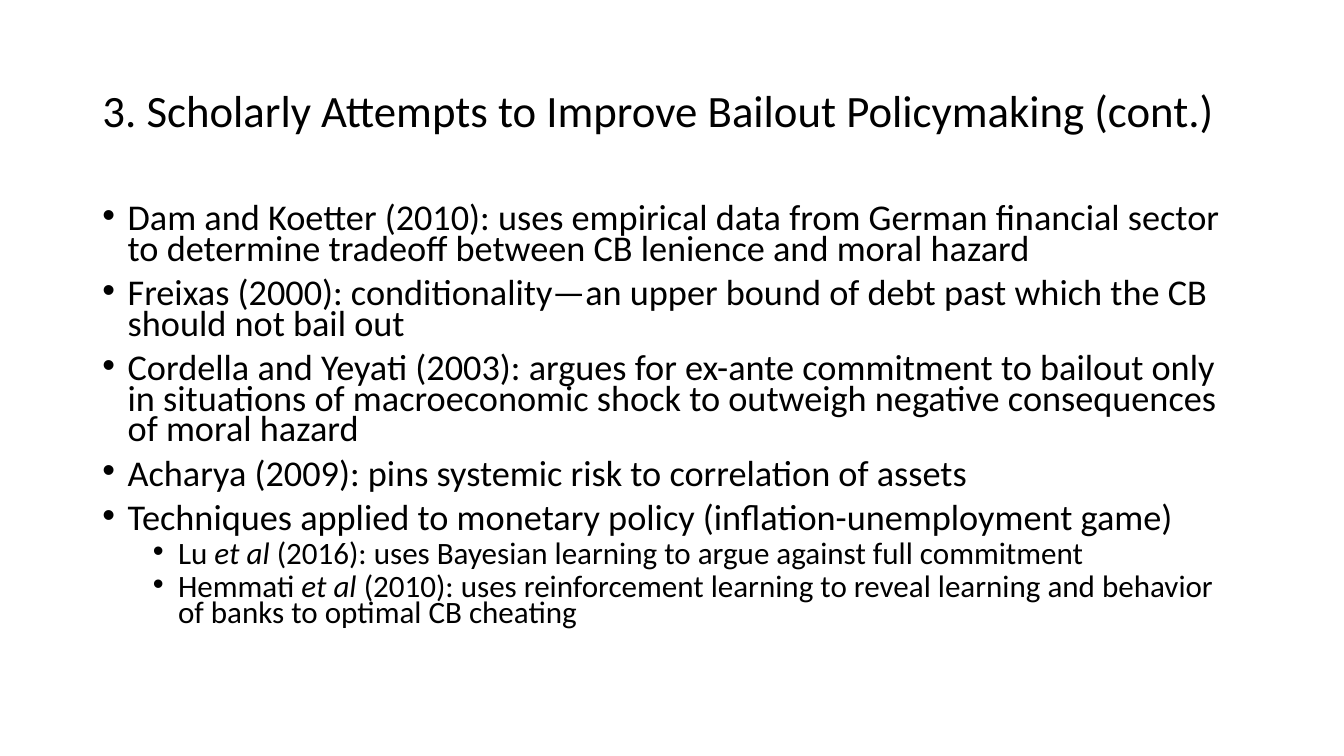
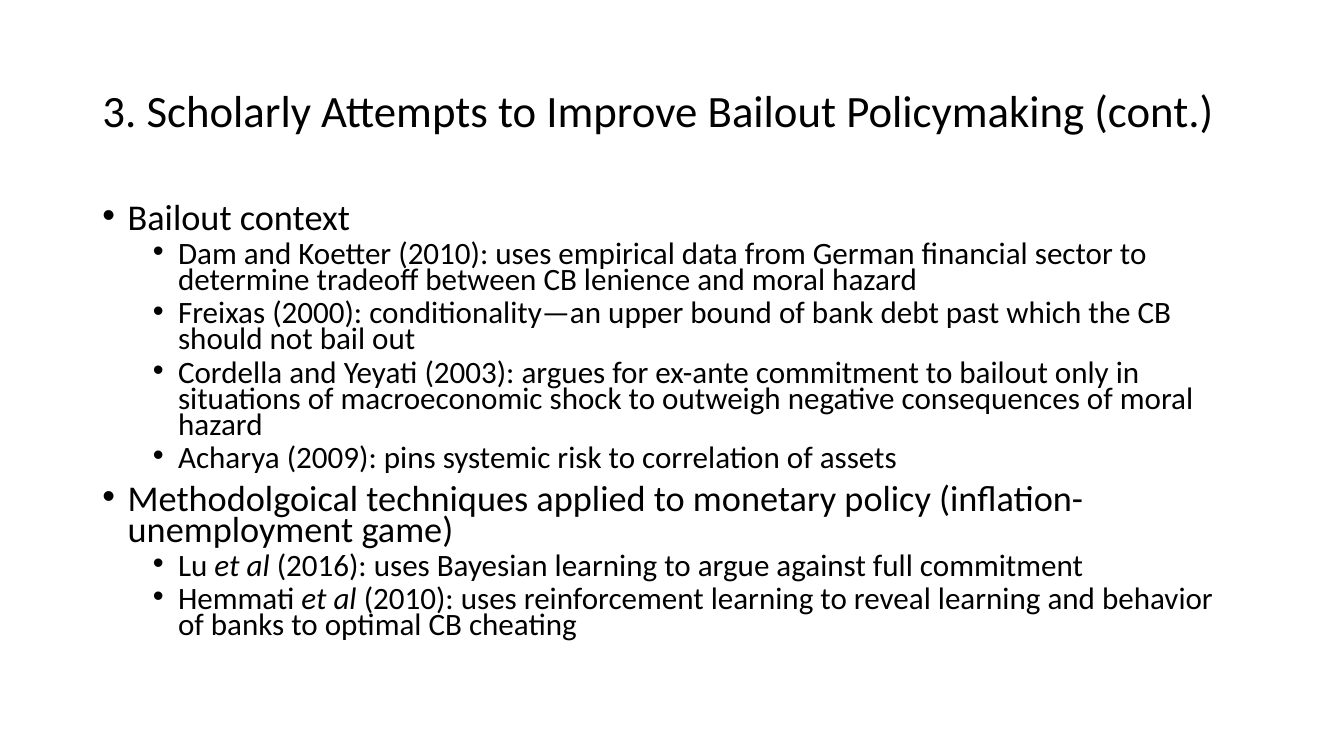
Before and after one commit to anihamde/cba-research, a slide deck: slide 5 of Suresh_CBA_Presentation.pptx. Drawn at 1344x756 pixels with LibreOffice and Linux fonts; fonts in the diff are those of the drawing. Boxes give left, top, right and bottom in pixels: in the first picture for what was removed or moved away, otherwise in the second. Text is boxed around its words. In the diff, an @@ line names an element or a change of style, - is before the commit and + after.

Commit message:
Fixed some typos

```diff
--- a/Suresh_CBA_Presentation.pptx
+++ b/Suresh_CBA_Presentation.pptx
@@ text at (x1=128, y1=204, x2=350, y2=231): paragraph added @@
+• Bailout context
@@ text at (x1=178, y1=241, x2=1193, y2=473): size 25.9 to 22.2 pt in "Dam and Koetter (2010): uses empirical data ...", "Cordella and Yeyati (2003): argues for ex-ante ...", "Acharya (2009): pins systemic risk to correlation ..."; list level 1 to 2 in "Dam and Koetter (2010): uses ..."; list level 1 to 2 in "Cordella and Yeyati (2003): argues ..."; list level 1 to 2 in "Acharya (2009): pins systemic risk ..." @@
@@ text at (x1=178, y1=300, x2=1171, y2=350): text changed; size 25.9 to 22.2 pt @@
-• Freixas (2000): conditionality—an upper bound of debt past which the CB should not bail out
+  • Freixas (2000): conditionality—an upper bound of bank debt past which the CB should not bail out
@@ text at (x1=128, y1=484, x2=1083, y2=549): text changed @@
-• Techniques applied to monetary policy (inflation-unemployment game)
+• Methodolgoical techniques applied to monetary policy (inflation-unemployment game)
```
Also in this commit, not shown: 16 other slides changed, 1 slide added.
